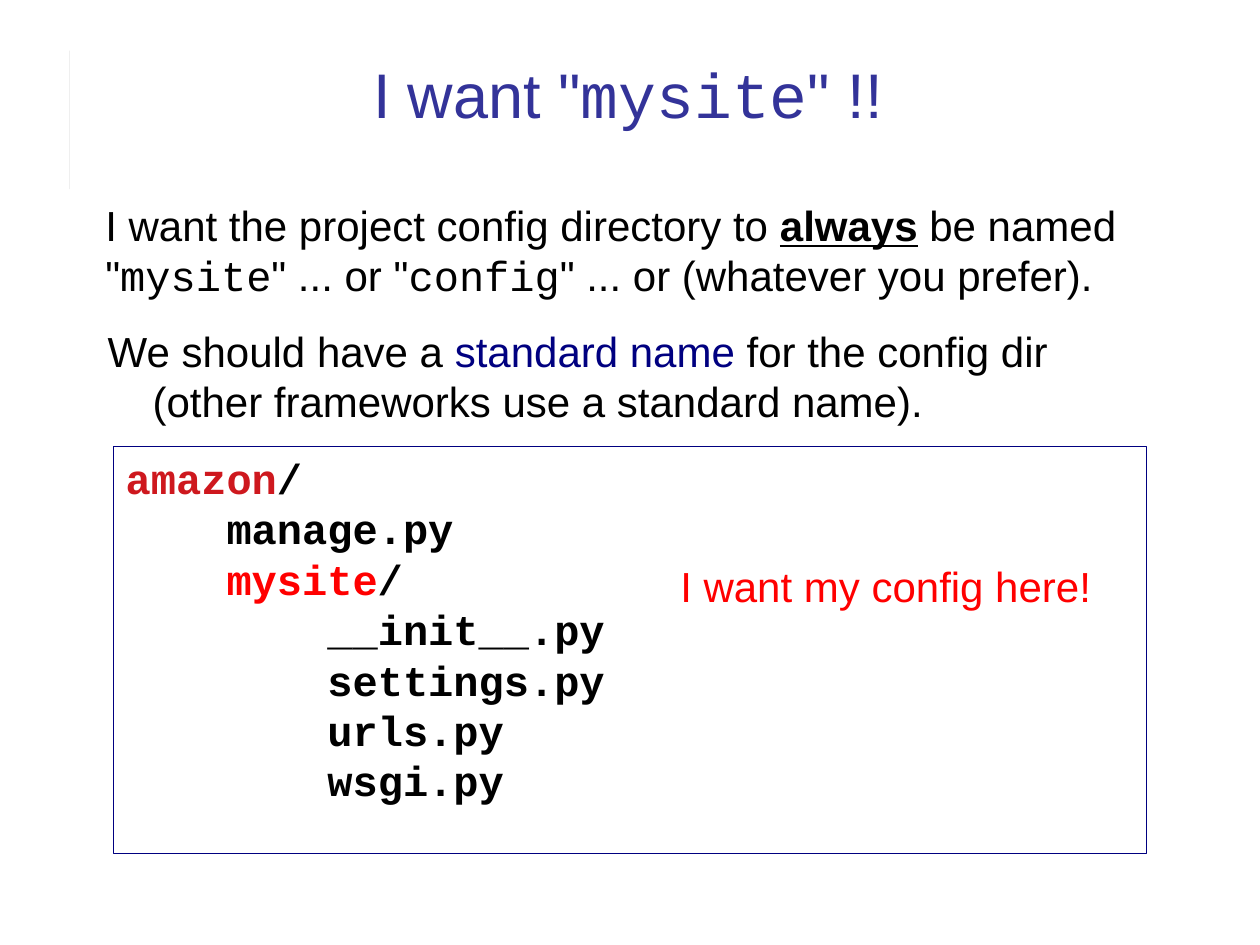
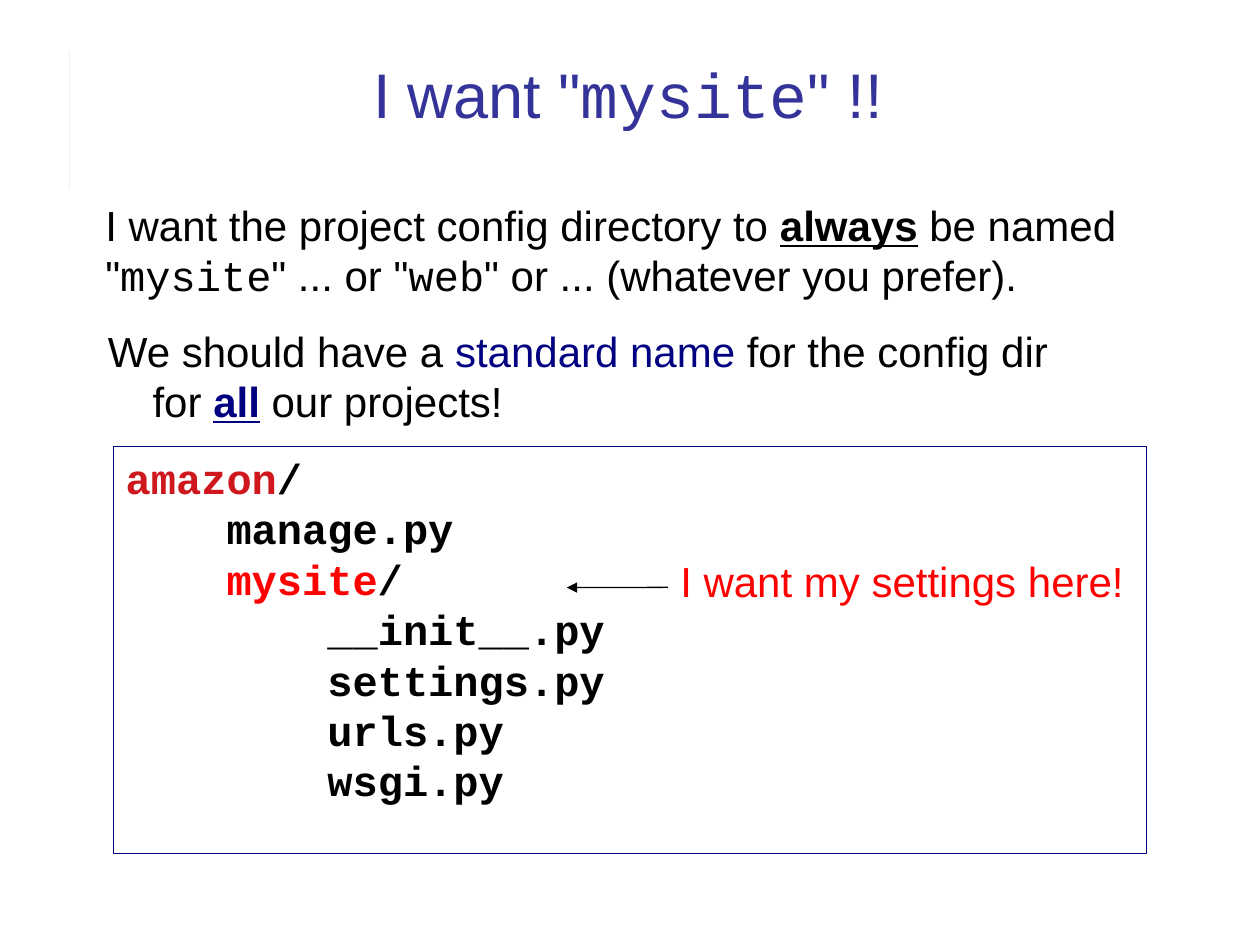
Before and after one commit to cpske/ISP, a slide deck: slide 24 of django/Intro-to-Django.ppt (slide 18 before the commit). Drawn at 1260x945 pixels with LibreOffice and Linux fonts; fonts in the diff are those of the drawing. Boxes give left, top, right and bottom in pixels: in the first picture for what was removed or moved away, otherwise in the second. Text is boxed around its words. In the diff, an @@ line names an element or a change of style, - is before the commit and + after.

```diff
--- a/django/Intro-to-Django.ppt
+++ b/django/Intro-to-Django.ppt
@@ text at (105,210,1116,425): text changed @@
-I want the project config directory to always be named "mysite" ... or "config" ... or (whatever you prefer).
-We should have a standard name for the config dir
-(other frameworks use a standard name).
+I want the project config directory to always be named "mysite" ... or "web" or ... (whatever you prefer).
+We should have a standard name for the config dir
+for all our projects!
@@ text at (680,566,1124,605): text changed @@
-I want my config here!
+I want my settings here!
@@ arrow added from (668, 587) to (567, 587), #000000 0.74 pt @@
```
Also in this commit, not shown: 18 other slides changed, 6 slides added, 2 other files.
